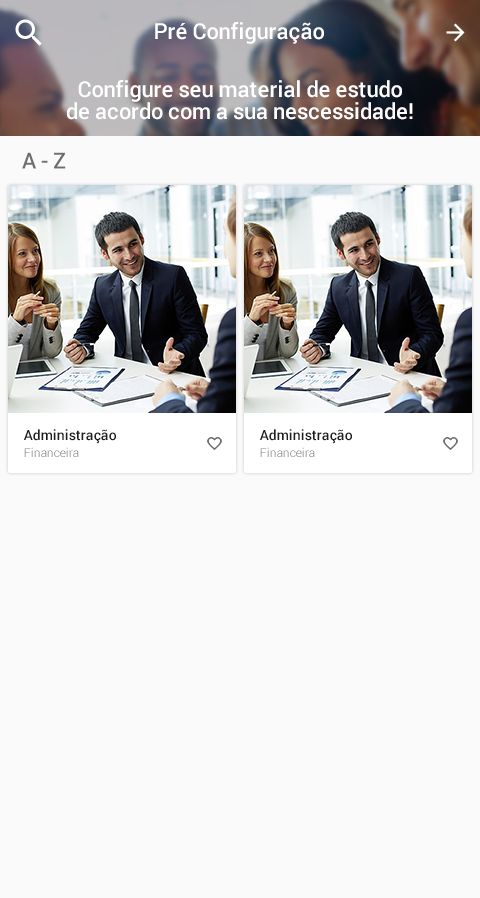
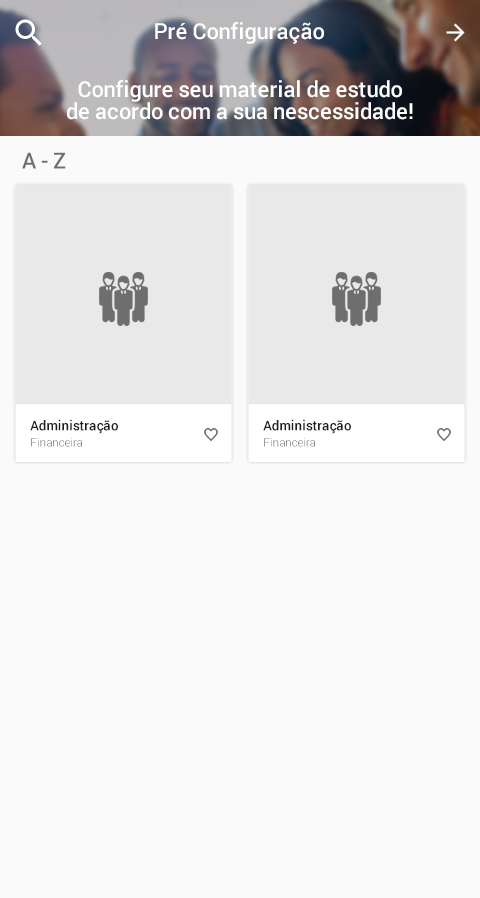
Layered file, before and after one edit (480x898). Changes by layer:
painted on "Administração" (1st of 2, in "Agrupar 6" › "Agrupar 5" › "Material_left" › "Agrupar 4 copiar") over [23, 419, 118, 444]
painted on "Financeira" (1st of 2, in "Agrupar 6" › "Agrupar 5" › "Material_left" › "Agrupar 4 copiar") over [24, 437, 82, 457]
hid "ADM" (1st of 2, in "Agrupar 6" › "Agrupar 5" › "Material_left" › "Agrupar 4 copiar"), painted on it over [5, 185, 266, 415]
added layer "manager3" (1st of 2, in "Agrupar 6" › "Agrupar 5" › "Material_left" › "Agrupar 4 copiar") in group "Agrupar 4 copiar" over [99, 272, 148, 326]
painted on "Retângulo Arredondado 4" (1st of 2, in "Agrupar 6" › "Agrupar 5" › "Material_left" › "Agrupar 4 copiar") over [8, 185, 236, 413]
painted on "Retângulo Arredondado 3" (1st of 2, in "Agrupar 6" › "Agrupar 5" › "Material_left" › "Agrupar 4 copiar") over [8, 185, 236, 473]
painted on "ic_favorite_border_black_24dp" (2nd of 2, in "Agrupar 6" › "Agrupar 5" › "Material_right" › "Agrupar 4 copiar 2") over [437, 428, 458, 450]
painted on "Administração" (2nd of 2, in "Agrupar 6" › "Agrupar 5" › "Material_right" › "Agrupar 4 copiar 2") over [259, 419, 352, 444]
painted on "Financeira" (2nd of 2, in "Agrupar 6" › "Agrupar 5" › "Material_right" › "Agrupar 4 copiar 2") over [260, 437, 315, 457]
hid "ADM" (2nd of 2, in "Agrupar 6" › "Agrupar 5" › "Material_right" › "Agrupar 4 copiar 2"), painted on it over [196, 185, 475, 415]
added layer "manager3" (2nd of 2, in "Agrupar 6" › "Agrupar 5" › "Material_right" › "Agrupar 4 copiar 2") in group "Agrupar 4 copiar 2" over [332, 272, 381, 326]
painted on "Retângulo Arredondado 4" (2nd of 2, in "Agrupar 6" › "Agrupar 5" › "Material_right" › "Agrupar 4 copiar 2") over [244, 185, 472, 413]
painted on "Retângulo Arredondado 3" (2nd of 2, in "Agrupar 6" › "Agrupar 5" › "Material_right" › "Agrupar 4 copiar 2") over [244, 185, 472, 473]
…and 1 more changes (1 painted)
